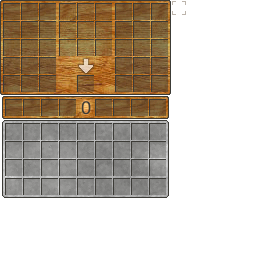
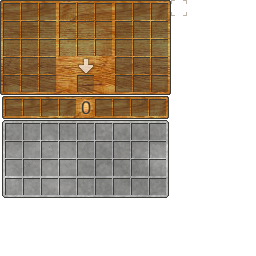
The second 256px x 256px image is a revision of the first. Changes to its layers:
painted on "SlotSelect" over [171, 0, 187, 16]
